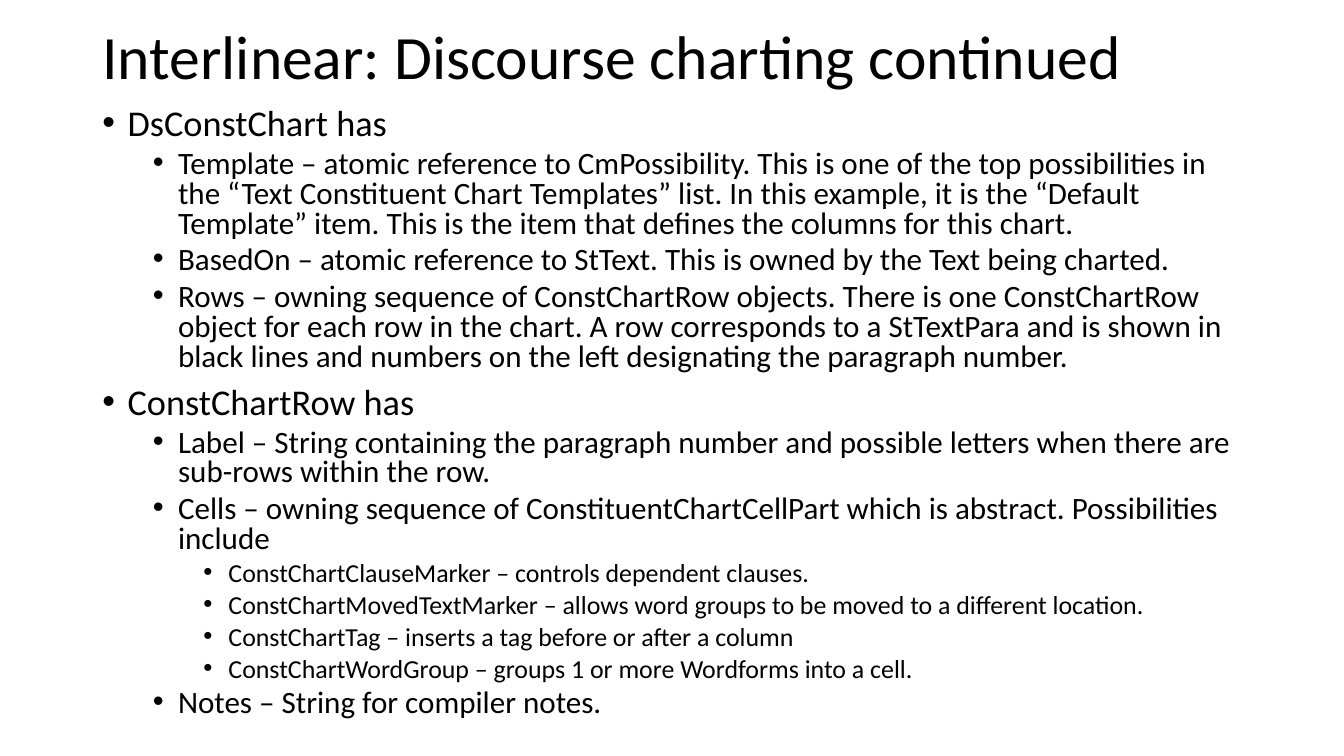
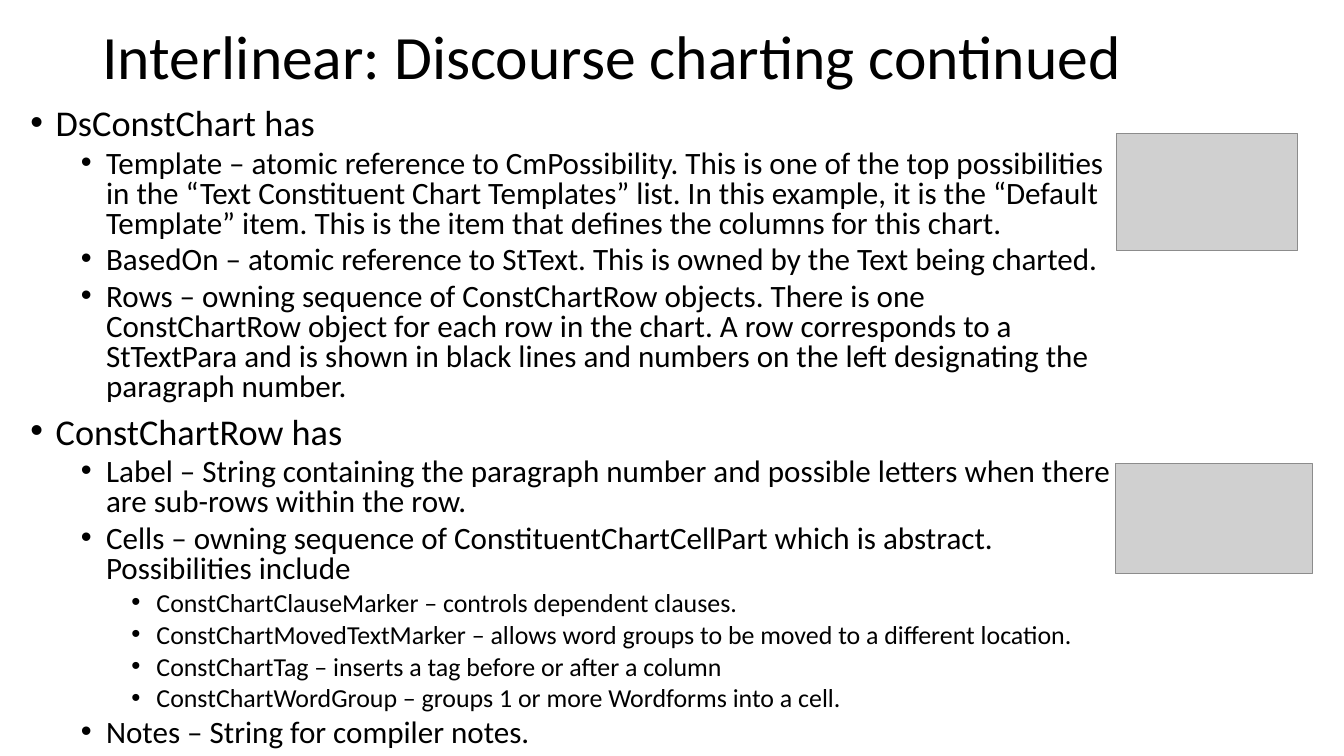
Before and after one commit to sillsdev/FwDocumentation, a slide deck: slide 35 of HelpResourcesSources/TechnicalNotes/FLEx 9.1 Conceptual Model - Grammar and interlinear model.pptx (slide 34 before the commit). Drawn at 1344x756 pixels with LibreOffice and Linux fonts; fonts in the diff are those of the drawing; grey boxes stand for pictures. Boxes give left, top, right and bottom in pixels: in the first picture for what was removed or moved away, otherwise in the second. Text is boxed around its words. In the diff, an @@ line names an element or a change of style, - is before the commit and + after.

```diff
--- a/HelpResourcesSources/TechnicalNotes/FLEx 9.1 Conceptual Model - Grammar and interlinear model.pptx
+++ b/HelpResourcesSources/TechnicalNotes/FLEx 9.1 Conceptual Model - Grammar and interlinear model.pptx
@@ text "DsConstChart has" rewrapped from (128,110,1230,719) to (56,110,1110,749) @@
@@ picture added at (1117,133,1299,251) @@
@@ picture added at (1116,464,1313,574) @@
```
Also in this commit, not shown: 9 other slides changed, 1 slide added, 1 slide removed, 5 other files.
